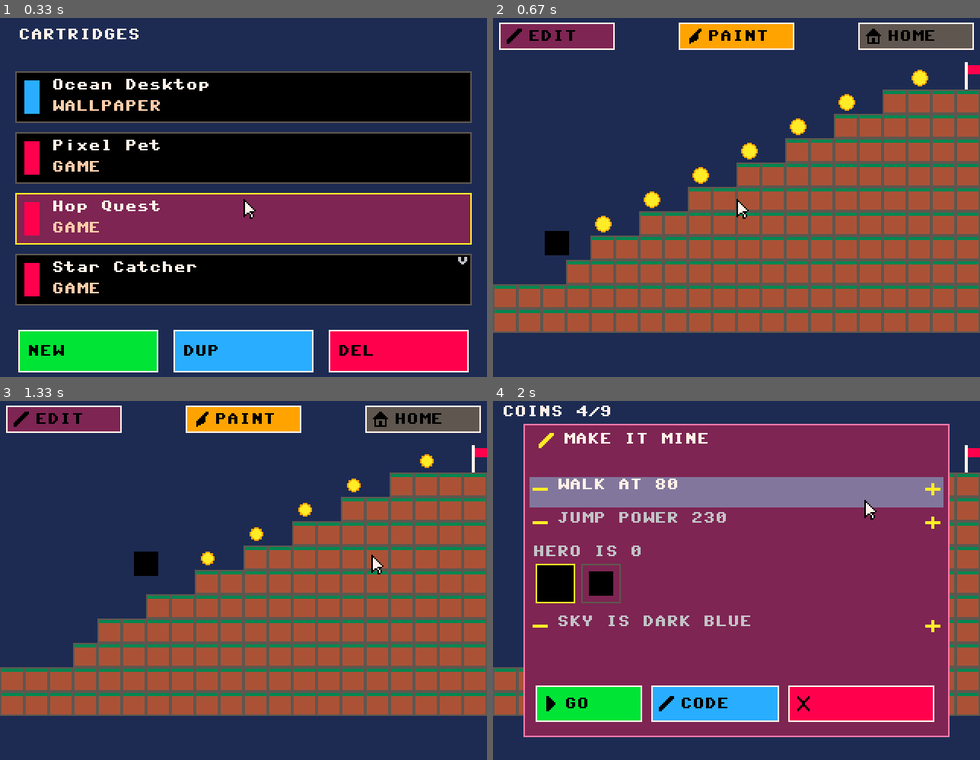
Above: before the commit, frames 1-4 (two rows, left to right).
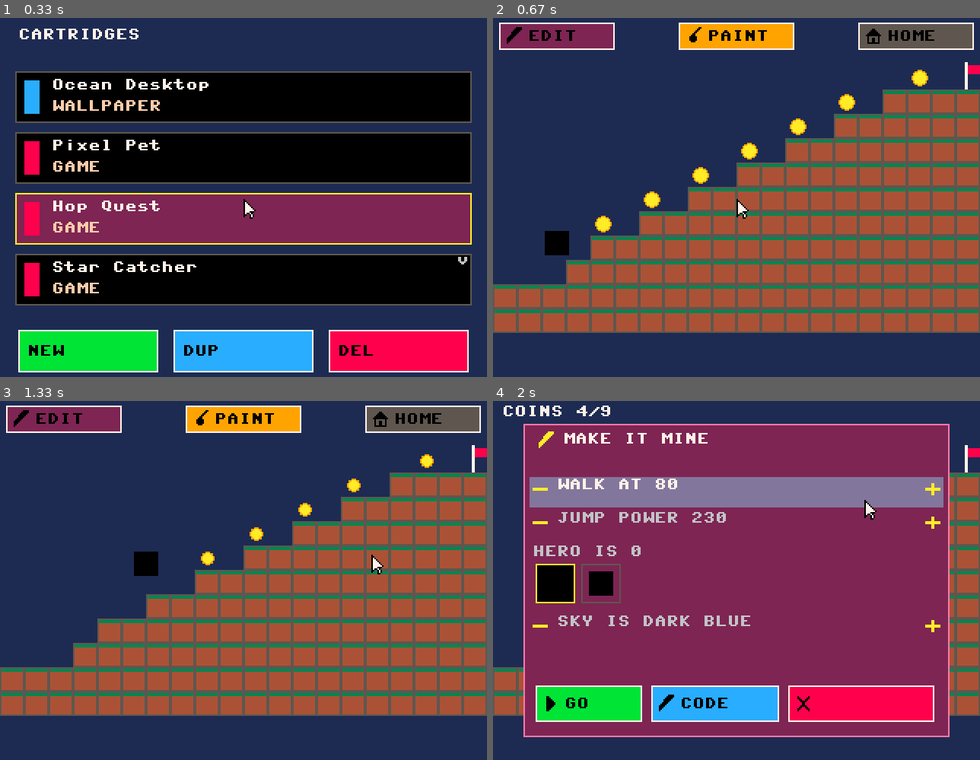
Above: after the commit, the same moments.

Repository: moybyte-org/moybyte
Game: pygame game, started from tools/simulate_desktop.py
The game is run twice, just before and just after one commit, with the same random seed, the same clock (stepped at 60 frames per second) and the same inputs.
Inputs (mouse positions are in pixels of both pictures, inside the frame that each line leads up to):
- Up to frame 1 (0.33 s): no input
- Up to frame 2 (0.67 s): tap Enter at 0.33 s
- Up to frame 3 (1.33 s): hold Right 0.67-1.13 s; move the mouse to (399, 573) at 0.7 s; hold Up from 1.22 s (still down); move the mouse to (243, 605) at 1.25 s
- Up to frame 4 (2 s): release Up at 1.52 s; tap X at 1.55 s; type "an" at 1.88 s

Frame 1 is identical in both runs. In frame 2, less than 0.1% of the frame differs, in the area x 2-43%, y 2-8%; in frame 3, less than 0.1%; in frame 4, less than 0.1%, in the area x 9-38%, y 8-87%.

Commit message:
Sharpen edit/paint/turtle/rabbit glyphs for legibility (#25)
Follow-up to the icon redesign: redraw the four glyphs that read ambiguously.

- edit (pencil): flat eraser top + diagonal body + a sharp triangular nib at
  the lower tip -- reads as a pencil, not a stick.
- paint (brush): thin diagonal handle ending in a distinctly WIDER bristle tuft
  -- so the adjacent EDIT/PAINT desktop buttons are unmistakable at a glance.
- turtle (gauge slow end): a rounded shell dome, a head poking out one side,
  and feet along the bottom -- a turtle, not a blob.
- rabbit (gauge fast end): a rounded body, two tall upright ears, and a tail
  dot -- an obvious fast/slow contrast against the turtle.

Same 12x12 _GLYPHS mask format, unchanged _glyph signature + unknown->nothing
fallback, indexed-only drawing (host==device), Pixelarticons (MIT) attribution.
Tests green (pytest); mpy-cross compiles console.py.

Co-Authored-By: Claude Opus 4.8 <noreply@anthropic.com>
Claude-Session: https://claude.ai/code/session_01DGuAx3KmxYdw1sBStsUoqc

Diff:
--- a/runtime/console.py
+++ b/runtime/console.py
@@ -242,13 +242,13 @@
     "run":    (0x000, 0x180, 0x1C0, 0x1E0, 0x1F0, 0x1F8, 0x1F8, 0x1F0, 0x1E0, 0x1C0, 0x180, 0x000),
     "save":   (0x000, 0x7FE, 0x402, 0x5FA, 0x402, 0x402, 0x4F2, 0x492, 0x492, 0x492, 0x7FE, 0x000),
     "close":  (0x000, 0x204, 0x30C, 0x198, 0x0F0, 0x060, 0x060, 0x0F0, 0x198, 0x30C, 0x204, 0x000),
-    "edit":   (0x000, 0x00E, 0x01E, 0x03C, 0x078, 0x0F0, 0x1E0, 0x3C0, 0x780, 0x700, 0x600, 0x000),
-    "paint":  (0x000, 0x006, 0x00E, 0x01C, 0x038, 0x078, 0x0F8, 0x1F8, 0x1F0, 0x1C0, 0x100, 0x000),
+    "edit":   (0x01E, 0x03E, 0x07C, 0x0F8, 0x0F0, 0x1E0, 0x3C0, 0x780, 0x700, 0x600, 0x400, 0x000),
+    "paint":  (0x006, 0x00C, 0x018, 0x030, 0x060, 0x0E0, 0x1F0, 0x1F0, 0x1F0, 0x0E0, 0x000, 0x000),
     "home":   (0x000, 0x060, 0x0F0, 0x1F8, 0x3FC, 0x7FE, 0x204, 0x264, 0x264, 0x264, 0x3FC, 0x000),
     "minus":  (0x000, 0x000, 0x000, 0x000, 0x000, 0x7FE, 0x7FE, 0x000, 0x000, 0x000, 0x000, 0x000),
     "plus":   (0x000, 0x000, 0x060, 0x060, 0x060, 0x7FE, 0x7FE, 0x060, 0x060, 0x060, 0x000, 0x000),
-    "turtle": (0x000, 0x038, 0x0FB, 0x1FC, 0x3FE, 0x3FE, 0x3FE, 0x2DA, 0x666, 0x000, 0x000, 0x000),
-    "rabbit": (0x110, 0x110, 0x1B0, 0x1F0, 0x3F0, 0x7F0, 0x6F0, 0x4F0, 0x0F0, 0x000, 0x000, 0x000),
+    "turtle": (0x000, 0x0F8, 0x1FC, 0x3FE, 0x3FE, 0x3FE, 0x3FE, 0x2ED, 0x653, 0x000, 0x000, 0x000),
+    "rabbit": (0x220, 0x220, 0x220, 0x360, 0x1C0, 0x3E0, 0x7F4, 0x7F0, 0x3E0, 0x000, 0x000, 0x000),
     "star":   (0x000, 0x060, 0x060, 0x0F0, 0xFFC, 0x7F8, 0x3F0, 0x3F0, 0x618, 0x618, 0x000, 0x000),
     "dot":    (0x000, 0x000, 0x000, 0x0F0, 0x1F8, 0x1F8, 0x1F8, 0x0F0, 0x000, 0x000, 0x000, 0x000),
     "get":    (0x000, 0x060, 0x060, 0x060, 0x264, 0x1F0, 0x0E0, 0x040, 0x7FE, 0x402, 0x7FE, 0x000),
